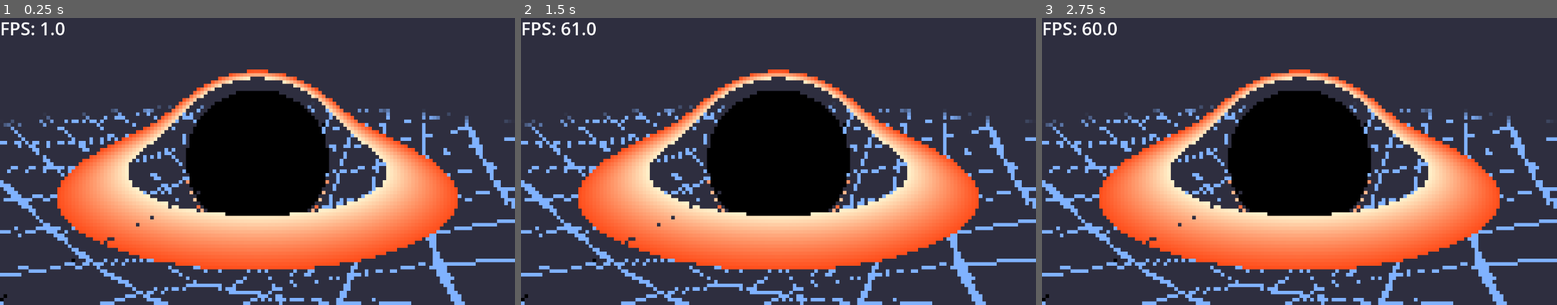
Above: before the commit, frames 1-3 (left to right).
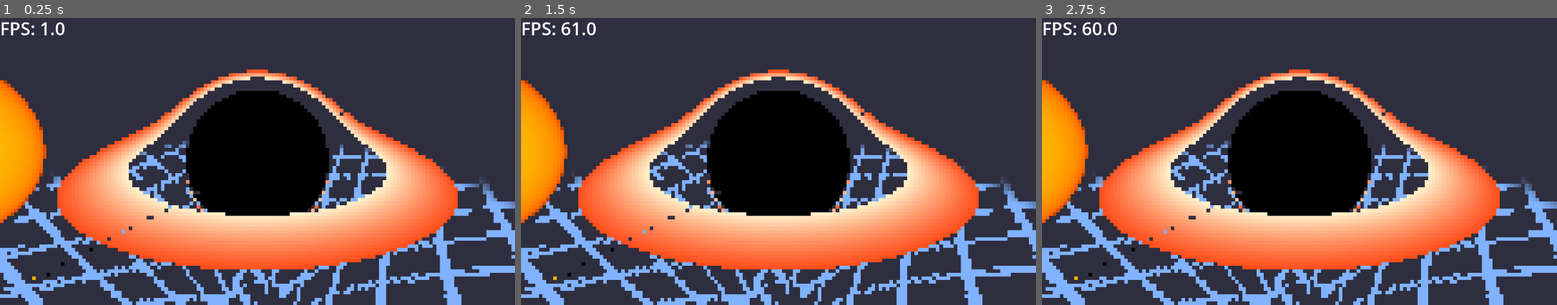
Above: after the commit, the same moments.

Repository: PixelSaver/black-pixhole
Game: Godot game, scene res://scriptsnscenes/main/main.tscn
Two runs of this game, one before a commit and one after it. Both use one fixed random seed, a clock stepped at 60 frames per second and the inputs below.
Inputs (mouse positions are in pixels of both pictures, inside the frame that each line leads up to):
- Up to frame 1 (0.25 s): no input
- Up to frame 2 (1.5 s): tap Enter at 0.5 s; move the mouse to (891, 147) at 0.52 s; click (891, 147) at 0.67 s; move the mouse to (675, 175) at 1.27 s; click (675, 175) at 1.42 s
- Up to frame 3 (2.75 s): tap Space at 2 s; move the mouse to (1351, 98) at 2.02 s; click (1351, 98) at 2.17 s

The runs differ from the first frame. In frame 1, 16% of the frame differs, in the area x 0-100%, y 21-100%; in frame 2, 16%; in frame 3, 16%.

Commit message:
Add star to background to show the gravity lensing

Diff:
--- a/scriptsnscenes/hole_3d_attempt2/3drk_4_att_2.gdshader
+++ b/scriptsnscenes/hole_3d_attempt2/3drk_4_att_2.gdshader
@@ -34,6 +34,13 @@
 uniform float grid_alpha = 0.8;
 uniform float grid_range = 1.5e11; // How far grid extends
 uniform float grid_warp_offset = 3e10; // Offset from C++ code
+
+// ---------- Spherical star (option A: finite sphere) ----------
+uniform vec3 bigstar_center = vec3(0.0, 50.0, -200.0); // world position of star
+uniform float bigstar_radius = 20.0;                 // physical radius (world units)
+uniform vec3 bigstar_emission : source_color = vec3(1.0, 0.9, 0.7);
+uniform float bigstar_surface_brightness = 6.0;      // brightness at surface (tweak)
+uniform float bigstar_halo = 0.6;                    // additive halo factor
 
 uniform vec2 viewport_size = vec2(800.0, 600.0);
 
@@ -404,7 +411,29 @@
 
     return false;
 }
-
+// segment from p0 -> p1, returns true when intersects; out t is [0..1] param along segment
+bool intersectSegmentSphere(vec3 p0, vec3 p1, vec3 center, float radius, out float t_hit, out vec3 hitPos) {
+    vec3 d = p1 - p0;
+    vec3 oc = p0 - center;
+    float a = dot(d, d);
+    float b = 2.0 * dot(oc, d);
+    float c = dot(oc, oc) - radius * radius;
+    float disc = b * b - 4.0 * a * c;
+    if (disc < 0.0) return false;
+    float sqrtD = sqrt(disc);
+    float t0 = (-b - sqrtD) / (2.0 * a);
+    float t1 = (-b + sqrtD) / (2.0 * a);
+
+    // choose smallest positive t in [0,1]
+    float t = 1e9;
+    if (t0 >= 0.0 && t0 <= 1.0) t = min(t, t0);
+    if (t1 >= 0.0 && t1 <= 1.0) t = min(t, t1);
+    if (t > 1e8) return false;
+
+    t_hit = t;
+    hitPos = p0 + d * t;
+    return true;
+}
 void fragment() {
     float alpha = 1.0;
 
@@ -439,6 +468,7 @@
     bool hitBlackHole = false;
     bool hitDisk = false;
     bool hitGrid = false;
+    bool hitStar = false;
     float maxGridStrength = 0.0;
     bool escaped = false;
 
@@ -461,6 +491,36 @@
 
         vec3 newPos = vec3(ray.x, ray.y, ray.z);
 
+        // --- check finite star sphere intersection ---
+        float t_hit;
+        vec3 hitPos;
+        if (intersectSegmentSphere(prevPos, newPos, bigstar_center, bigstar_radius, t_hit, hitPos)) {
+            // normal at surface
+            vec3 N = normalize(hitPos - bigstar_center);
+            // view direction from hit point back to camera
+            vec3 V = normalize(camera_position - hitPos);
+            // simple limb darkening / spec: bright at center, darker at limb
+            float cosTheta = clamp(dot(N, V), 0.0, 1.0);
+            float surface = pow(cosTheta, 0.5); // tweak exponent for limb profile
+
+            // surface emission (additive):
+            vec3 surfColor = bigstar_emission * bigstar_surface_brightness * surface;
+
+            // halo: soft additive glow depending on angle between ray and center
+            // compute angular distance between viewing direction and star center as seen from camera
+            vec3 dirToStarFromCamera = normalize(bigstar_center - camera_position);
+            vec3 currentRayDir = normalize(hitPos - camera_position); // approximate
+            float ang = max(0.0, dot(dirToStarFromCamera, currentRayDir)); // 1 at center
+            float halo = pow(ang, 16.0); // tight halo; tweak exponent
+            vec3 haloColor = bigstar_emission * (bigstar_halo * halo);
+
+            color_out = surfColor + haloColor;
+            // early out: we hit the star surface -> done
+            hitStar = true;
+            hitDisk = false;
+            hitBlackHole = false;
+            break;
+        }
         // Check disk intersection
         vec3 diskIntersection;
         if (!hitDisk && checkDiskIntersection(prevPos, newPos, diskIntersection)) {
@@ -479,7 +539,7 @@
 
 
     // Apply colors in priority order
-    if (hitDisk) {
+    if (hitDisk || hitStar) {
         // Disk is opaque
     } else if (hitBlackHole) {
         color_out = black_hole_color;
--- a/scriptsnscenes/hole_3d_attempt2/3drk_4_att_2.tscn
+++ b/scriptsnscenes/hole_3d_attempt2/3drk_4_att_2.tscn
@@ -30,6 +30,11 @@
 shader_parameter/grid_alpha = 0.8
 shader_parameter/grid_range = 150000000000.0
 shader_parameter/grid_warp_offset = 30000001000.0
+shader_parameter/bigstar_center = Vector3(0, 50, -200)
+shader_parameter/bigstar_radius = 20.0
+shader_parameter/bigstar_emission = Color(1, 0.9, 0.7, 1)
+shader_parameter/bigstar_surface_brightness = 6.0
+shader_parameter/bigstar_halo = 0.6
 shader_parameter/viewport_size = Vector2(144, 81)
 
 [sub_resource type="ShaderMaterial" id="ShaderMaterial_ibl3l"]
@@ -38,8 +43,8 @@
 shader_parameter/schwarzschild_radius = 10.0
 shader_parameter/black_hole_color = Color(0, 0, 0, 1)
 shader_parameter/background_color = Color(0.18261147, 0.18258706, 0.24762893, 1)
-shader_parameter/max_steps = 7830
-shader_parameter/step_size = 3.085
+shader_parameter/max_steps = 1400
+shader_parameter/step_size = 4.01
 shader_parameter/escape_radius = 10000.0
 shader_parameter/camera_position = Vector3(-24.44, 46.51, 99.385)
 shader_parameter/camera_target = Vector3(0, 0, 0)
@@ -54,11 +59,16 @@
 shader_parameter/star_size_scale = 0.012
 shader_parameter/show_grid = true
 shader_parameter/grid_color = Color(0.5, 0.7, 1, 1)
-shader_parameter/grid_spacing = 10.635
-shader_parameter/grid_line_thickness = 0.435
+shader_parameter/grid_spacing = 10.0
+shader_parameter/grid_line_thickness = 0.8
 shader_parameter/grid_alpha = 1.0
-shader_parameter/grid_range = 67.37
-shader_parameter/grid_warp_offset = 39.04
+shader_parameter/grid_range = 60.0
+shader_parameter/grid_warp_offset = 50.84
+shader_parameter/bigstar_center = Vector3(38.55, 6.78, -39.615)
+shader_parameter/bigstar_radius = 15.955
+shader_parameter/bigstar_emission = Color(0.2677015, 0.09606991, 1.2032688e-08, 1)
+shader_parameter/bigstar_surface_brightness = 8.055
+shader_parameter/bigstar_halo = 0.06
 shader_parameter/viewport_size = Vector2(144, 81)
 
 [node name="3DRK4_Att2" type="Control" node_paths=PackedStringArray("pause")]
